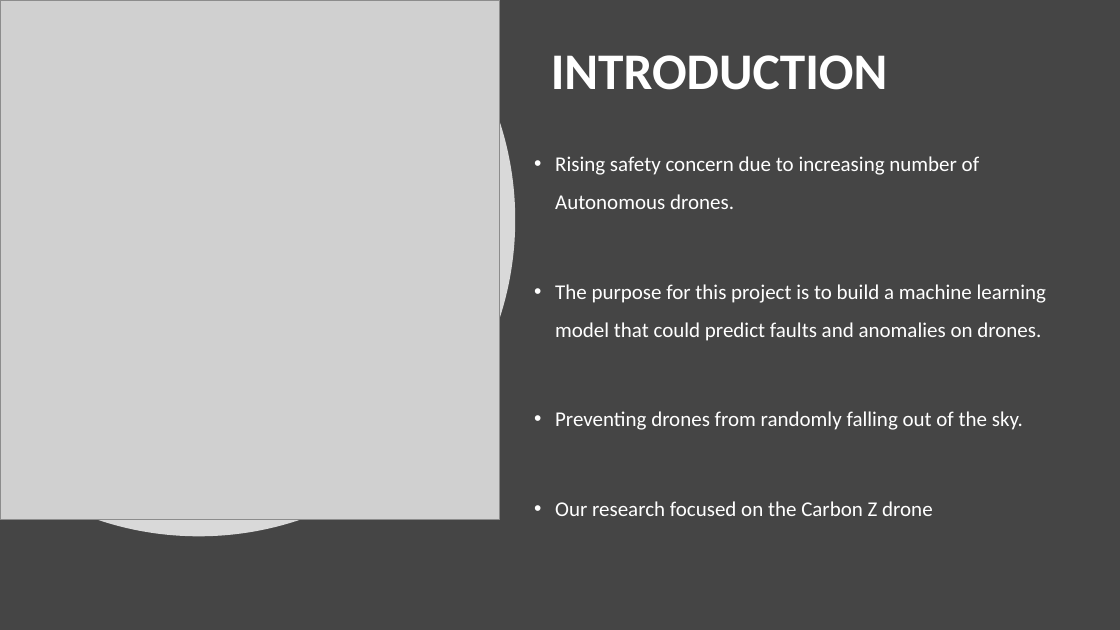
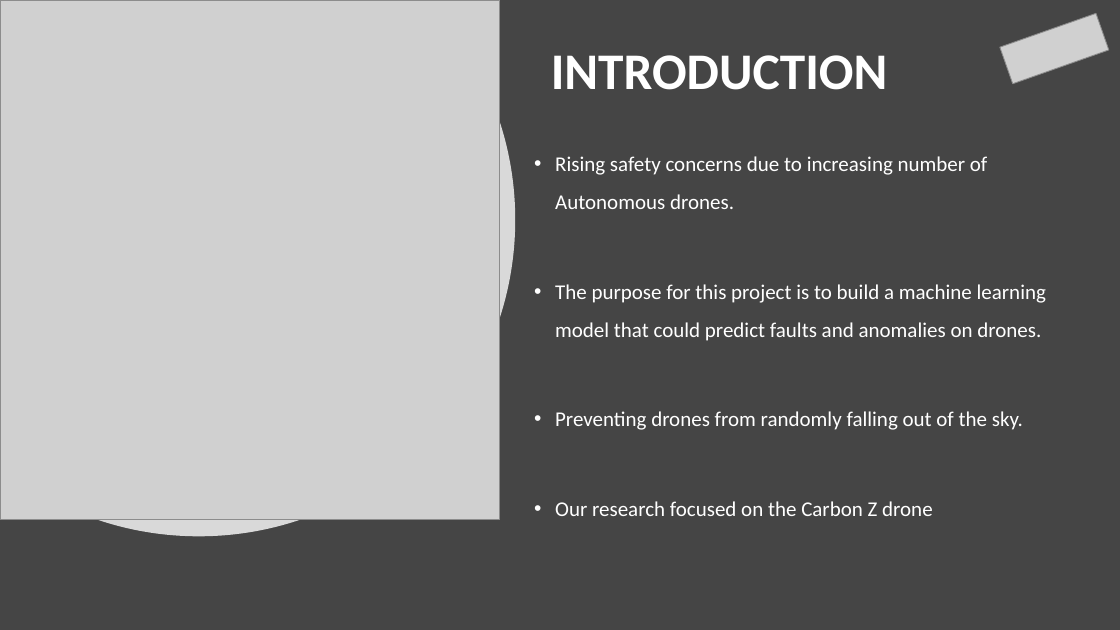
Before and after one commit to MrAshTag/Drone_Faults_Anomaly_Detection, a slide deck: slide 3 of Drone_Faults_and_Anomaly_detection.pptx. Drawn at 1120x630 pixels with LibreOffice and Linux fonts; fonts in the diff are those of the drawing; grey boxes stand for pictures. Boxes give left, top, right and bottom in pixels: in the first picture for what was removed or moved away, otherwise in the second. Text is boxed around its words. In the diff, an @@ line names an element or a change of style, - is before the commit and + after.

```diff
--- a/Drone_Faults_and_Anomaly_detection.pptx
+++ b/Drone_Faults_and_Anomaly_detection.pptx
@@ picture added at <box>1001,14,1109,84</box> @@
@@ text at <box>555,156,987,209</box>: text changed @@
-• Rising safety concern due to increasing number of Autonomous drones.
+• Rising safety concerns due to increasing number of Autonomous drones.
```
Also in this commit, not shown: 4 other slides changed, 1 slide added, 1 slide removed.
